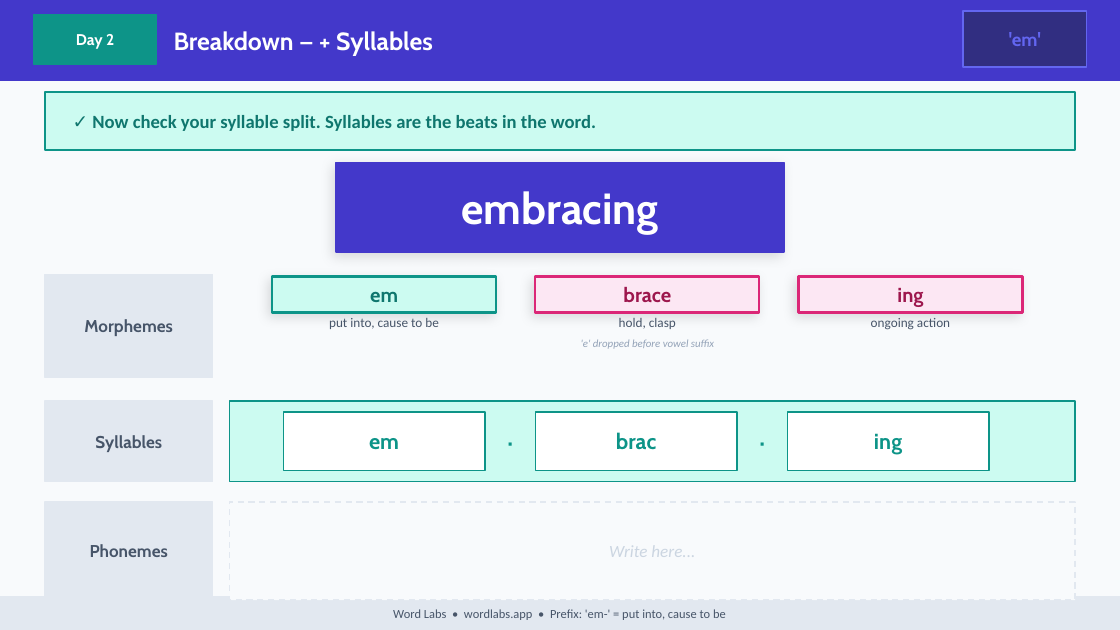
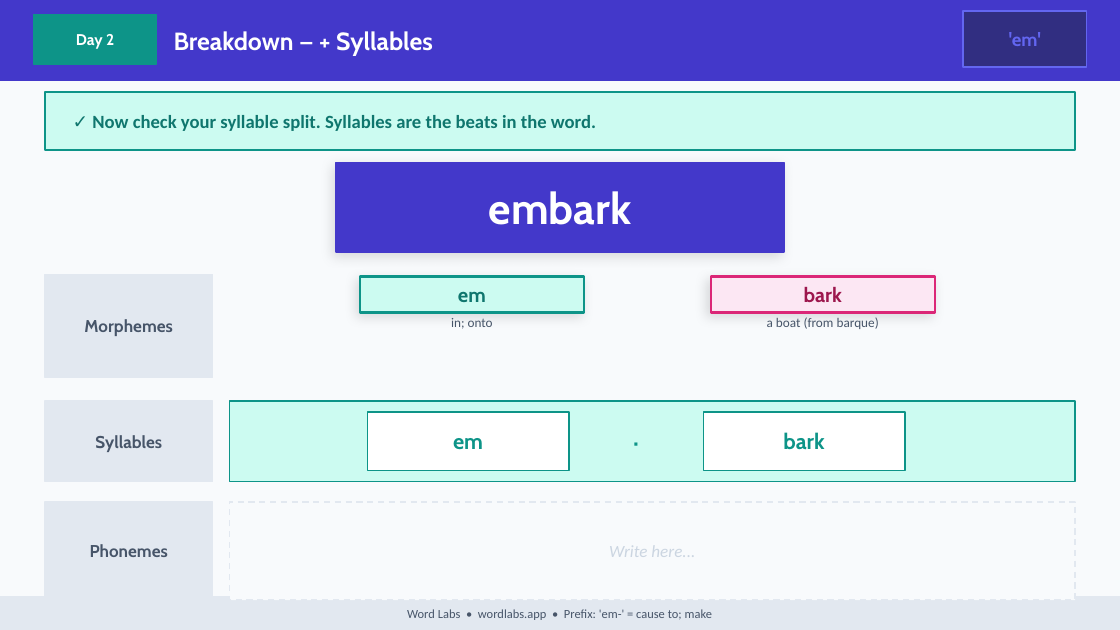
Before and after one commit to NickD135/morphology-builder, a slide deck: slide 19 of output/wordlabs-em-prefix-3day.pptx. Drawn at 1120x630 pixels with LibreOffice and Linux fonts; fonts in the diff are those of the drawing. Boxes give left, top, right and bottom in pixels: in the first picture for what was removed or moved away, otherwise in the second. Text is boxed around its words. In the diff, an @@ line names an element or a change of style, - is before the commit and + after.

```diff
--- a/output/wordlabs-em-prefix-3day.pptx
+++ b/output/wordlabs-em-prefix-3day.pptx
@@ text at bbox=[489, 191, 632, 225]: text changed @@
-embracing
+embark
@@ text "em": place and size @@
-text "em" at bbox=[370, 291, 398, 302]
+text "em" at bbox=[458, 291, 486, 302]
@@ rectangle: place and size @@
-rectangle at bbox=[272, 277, 496, 312]
+rectangle at bbox=[360, 277, 584, 312]
@@ rectangle removed at bbox=[535, 277, 759, 312] @@
@@ text removed at bbox=[623, 287, 671, 302] @@
-brace
@@ rectangle: place and size @@
-rectangle at bbox=[799, 277, 1023, 312]
+rectangle at bbox=[711, 277, 935, 312]
@@ text added at bbox=[804, 287, 842, 302], 13 pt, text #9D174D, bold @@
+bark
@@ text removed at bbox=[897, 288, 923, 307] @@
-ing
@@ text removed at bbox=[329, 318, 439, 329] @@
-put into, cause to be
@@ text added at bbox=[451, 318, 493, 329], 8.5 pt, text #475569 @@
+in; onto
@@ text removed at bbox=[619, 318, 676, 329] @@
-hold, clasp
@@ text added at bbox=[767, 317, 879, 329], 8.5 pt, text #475569 @@
+a boat (from barque)
@@ text removed at bbox=[871, 318, 950, 329] @@
-ongoing action
@@ text removed at bbox=[581, 339, 714, 349] @@
-'e' dropped before vowel suffix
@@ text "em": place and size @@
-text "em" at bbox=[369, 438, 399, 450]
+text "em" at bbox=[453, 438, 483, 450]
@@ rectangle: place and size @@
-rectangle at bbox=[283, 412, 485, 470]
+rectangle at bbox=[367, 412, 569, 470]
@@ text removed at bbox=[485, 412, 535, 470] @@
-·
@@ rectangle removed at bbox=[535, 412, 737, 470] @@
@@ text "·" rewrapped from bbox=[737, 412, 787, 470] to bbox=[569, 412, 703, 470] @@
@@ rectangle: place and size @@
-rectangle at bbox=[787, 412, 989, 470]
+rectangle at bbox=[703, 412, 905, 470]
@@ text removed at bbox=[616, 432, 656, 450] @@
-brac
@@ text added at bbox=[783, 432, 824, 450], 14 pt, text #0D9488, bold @@
+bark
@@ text removed at bbox=[874, 433, 902, 455] @@
-ing
@@ text at bbox=[407, 609, 712, 620]: text changed @@
-Word Labs • wordlabs.app • Prefix: 'em-' = put into, cause to be
+Word Labs • wordlabs.app • Prefix: 'em-' = cause to; make
```
Also in this commit, not shown: 34 other slides changed, 16 other files.
